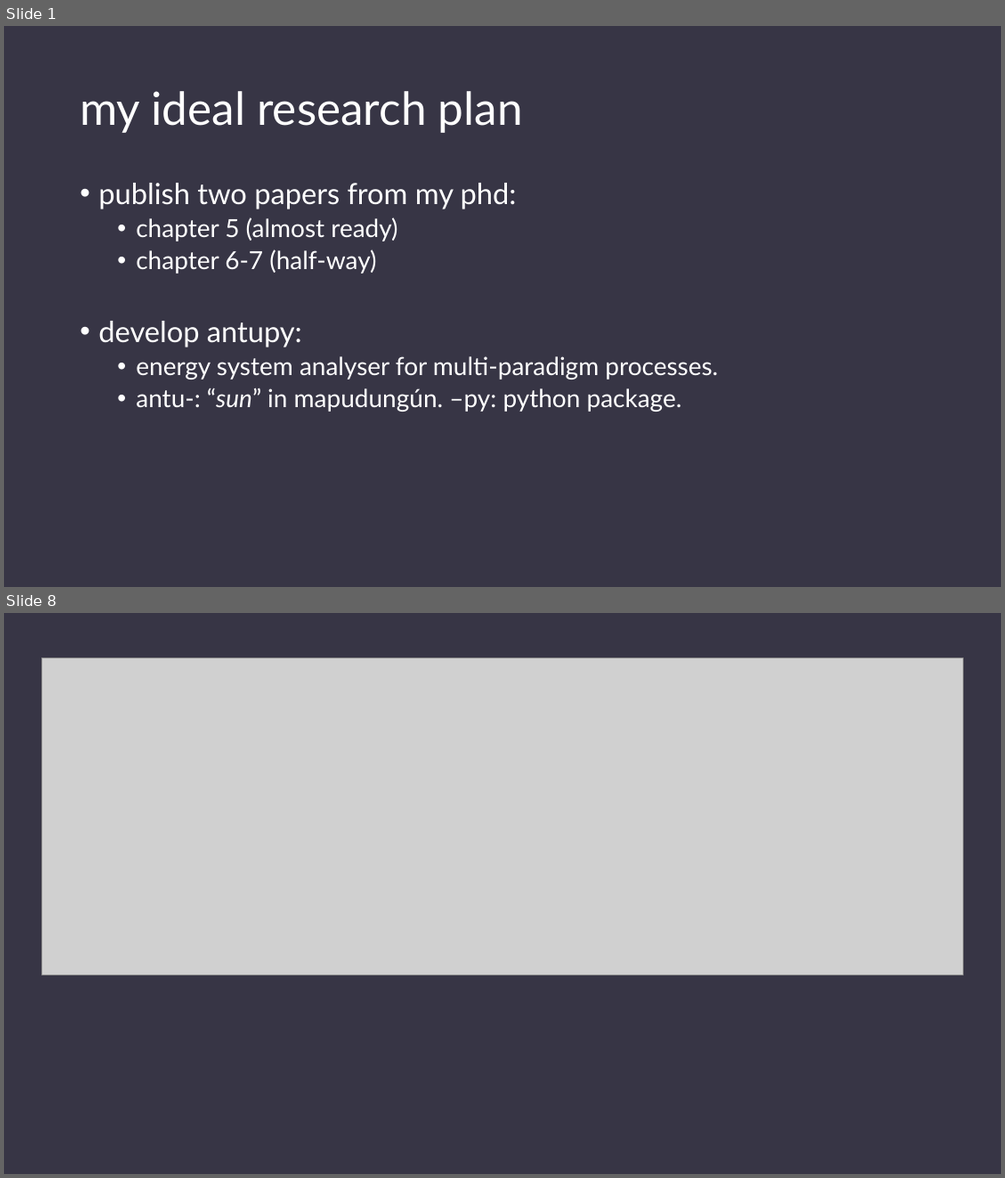
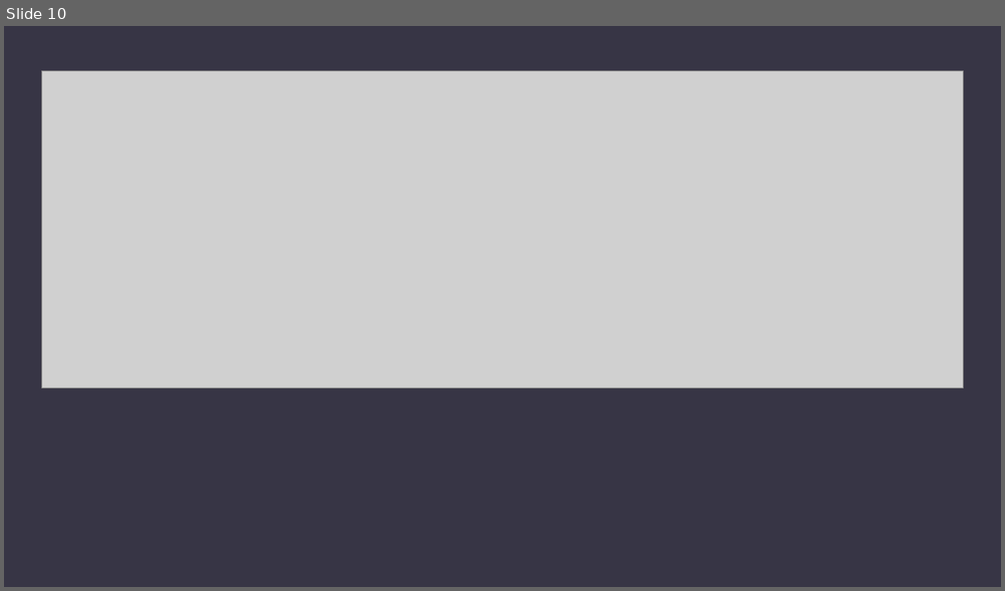
Before and after one commit to DavidSaldivia/antupy, a slide deck: tuts/prezzo/antupy.pptx. Shown one above the other, each under a label of ours: slides 1 and 8 before the commit, slide 10 after it; the slides between them are not shown. The pictures are 1005x1178 and 1005x591 pixels, drawn with LibreOffice and Linux fonts; fonts in the diff are those of the drawing; grey boxes stand for pictures. Boxes give left, top, right and bottom in pixels: in the first picture for what was removed or moved away, otherwise in the second. Text is boxed around its words. In the diff, an @@ line names an element or a change of style, - is before the commit and + after.

Commit message:
Some updates to antupy presentations.

```diff
--- a/tuts/prezzo/antupy.pptx
+++ b/tuts/prezzo/antupy.pptx
@@ slide 1 removed at bbox=[4, 26, 1001, 587], background #373545 @@
@@ title removed at bbox=[80, 91, 523, 133] @@
-my ideal research plan
@@ text removed at bbox=[98, 183, 718, 411] @@
-• publish two papers from my phd:
-  • chapter 5 (almost ready)
-  • chapter 6-7 (half-way)
-• develop antupy:
-  • energy system analyser for multi-paradigm processes.
-  • antu-: “sun” in mapudungún. –py: python package.
@@ what was slide 8 is now slide 10 @@
```
Also in this commit, not shown: 3 slides changed, 7 slides added, 3 other slides removed, 5 other files.
